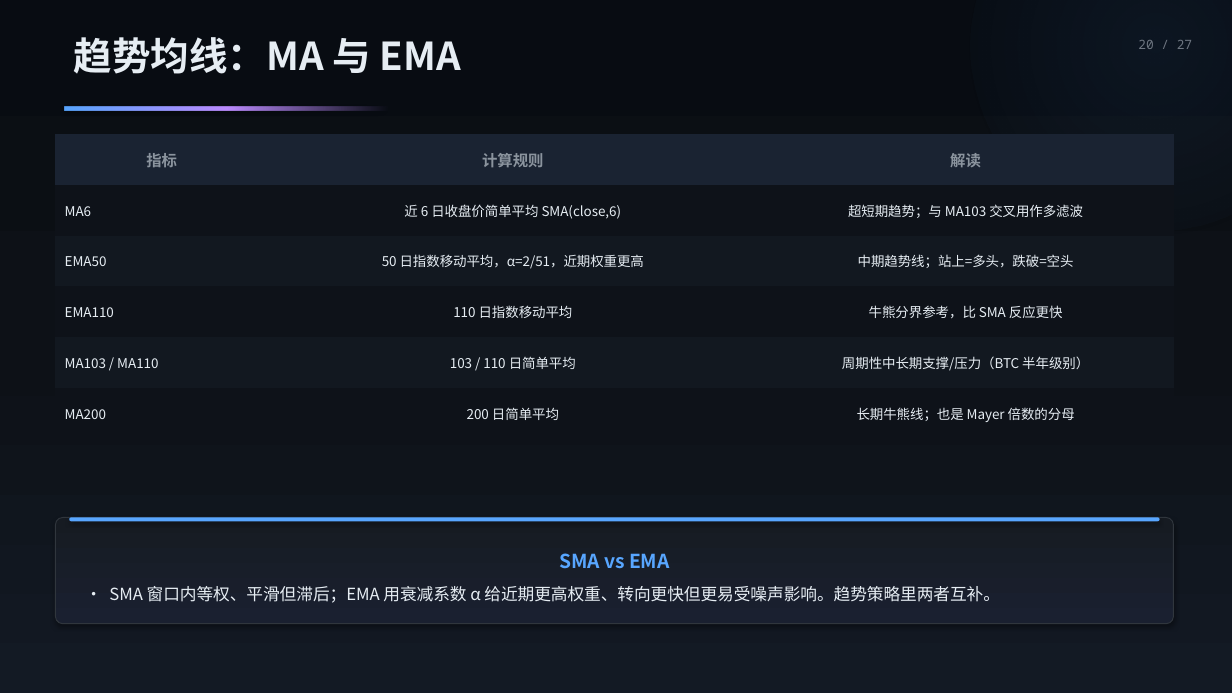
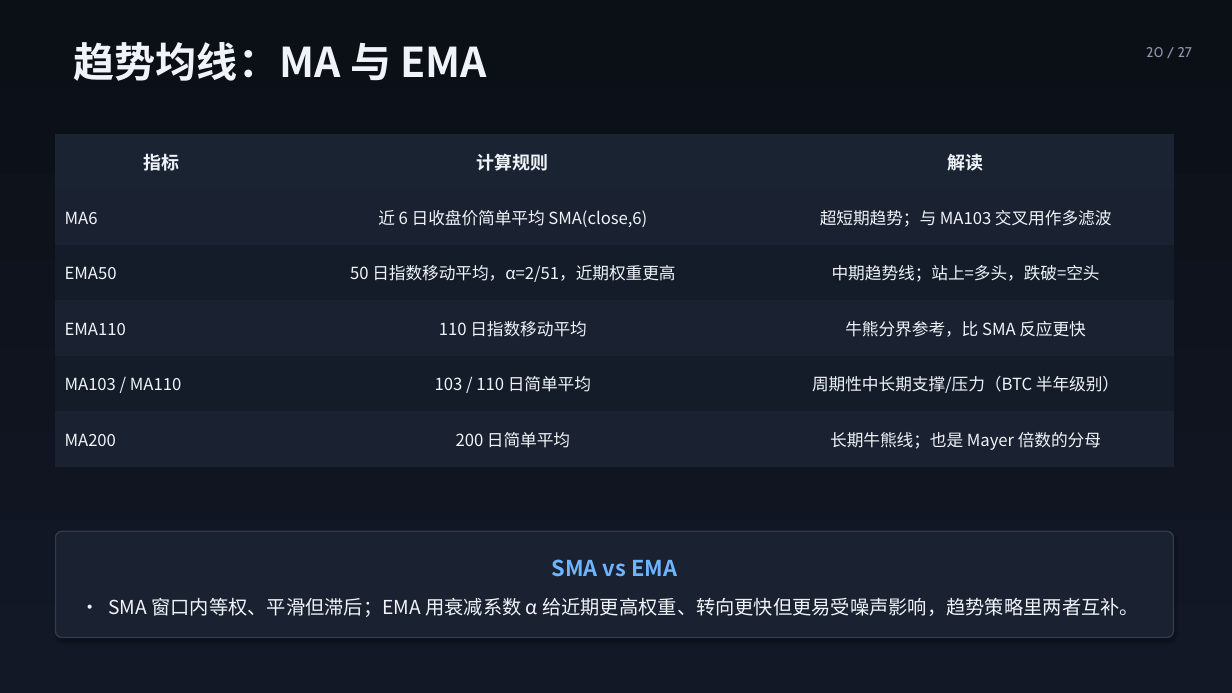
Before and after one commit to hhysteric/btc-momentum-pro, a slide deck: slide 20 of BTC_Momentum_演示.pptx. Drawn at 1232x693 pixels with LibreOffice and Linux fonts; fonts in the diff are those of the drawing. Boxes give left, top, right and bottom in pixels: in the first picture for what was removed or moved away, otherwise in the second. Text is boxed around its words. In the diff, an @@ line names an element or a change of style, - is before the commit and + after.

```diff
--- a/BTC_Momentum_演示.pptx
+++ b/BTC_Momentum_演示.pptx
@@ background #FFFFFF to gradient #0B0F16 to #121826 @@
@@ ellipse removed at (x1=970, y1=0, x2=1232, y2=231) @@
@@ text "趋势均线：MA 与 EMA" at (x1=74, y1=42, x2=488, y2=81): size 30 to 32 pt, text colour #E6EDF3 to #F0F3F8 @@
@@ text "20 / 27" moved from (x1=1138, y1=40, x2=1192, y2=49) to (x1=1146, y1=47, x2=1192, y2=57) @@
@@ text "20 / 27" at (x1=1146, y1=47, x2=1192, y2=57): size 10 to 11 pt, font Noto Sans Mono to Cabin, text colour #6E7681 to #8B96AC @@
@@ rectangle removed at (x1=65, y1=106, x2=388, y2=110) @@
@@ table at (x1=55, y1=134, x2=1174, y2=467) @@
@@ fill #0E1219 to #1A2130 in 9 cells @@
@@ fill #121820 to #141B29 in 6 cells @@
@@ size 12 to 14 pt, text colour #8B949E to #F0F3F8 in "指标", "计算规则", "解读" @@
@@ size 10.5 to 13 pt, text colour #E6EDF3 to #F0F3F8 @@
@@ rounded rectangle "SMA vs EMA" moved from (x1=55, y1=518, x2=1174, y2=624) to (x1=55, y1=531, x2=1174, y2=638) @@
@@ rounded rectangle "SMA vs EMA" at (x1=55, y1=531, x2=1174, y2=638): fill gradient #161B22 to #1A2030 to #1A2130; outline #30363D 0.75 pt to #323B4E 1 pt; shadow changed; proportions changed @@
@@ rounded rectangle removed at (x1=69, y1=518, x2=1160, y2=521) @@
@@ text in rounded rectangle at (x1=552, y1=559, x2=677, y2=577): size 15 to 17 pt, text colour #58A6FF to #6EB4FF in "SMA vs EMA"; more space between paragraphs @@
@@ text in rounded rectangle at (x1=108, y1=597, x2=1139, y2=617): text changed; size 13 to 15 pt; text colour #E6EDF3 to #F0F3F8 @@
-• SMA 窗口内等权、平滑但滞后；EMA 用衰减系数 α 给近期更高权重、转向更快但更易受噪声影响。趋势策略里两者互补。
+• SMA 窗口内等权、平滑但滞后；EMA 用衰减系数 α 给近期更高权重、转向更快但更易受噪声影响，趋势策略里两者互补。
```
Also in this commit, not shown: 26 other slides changed, 1 other file.
